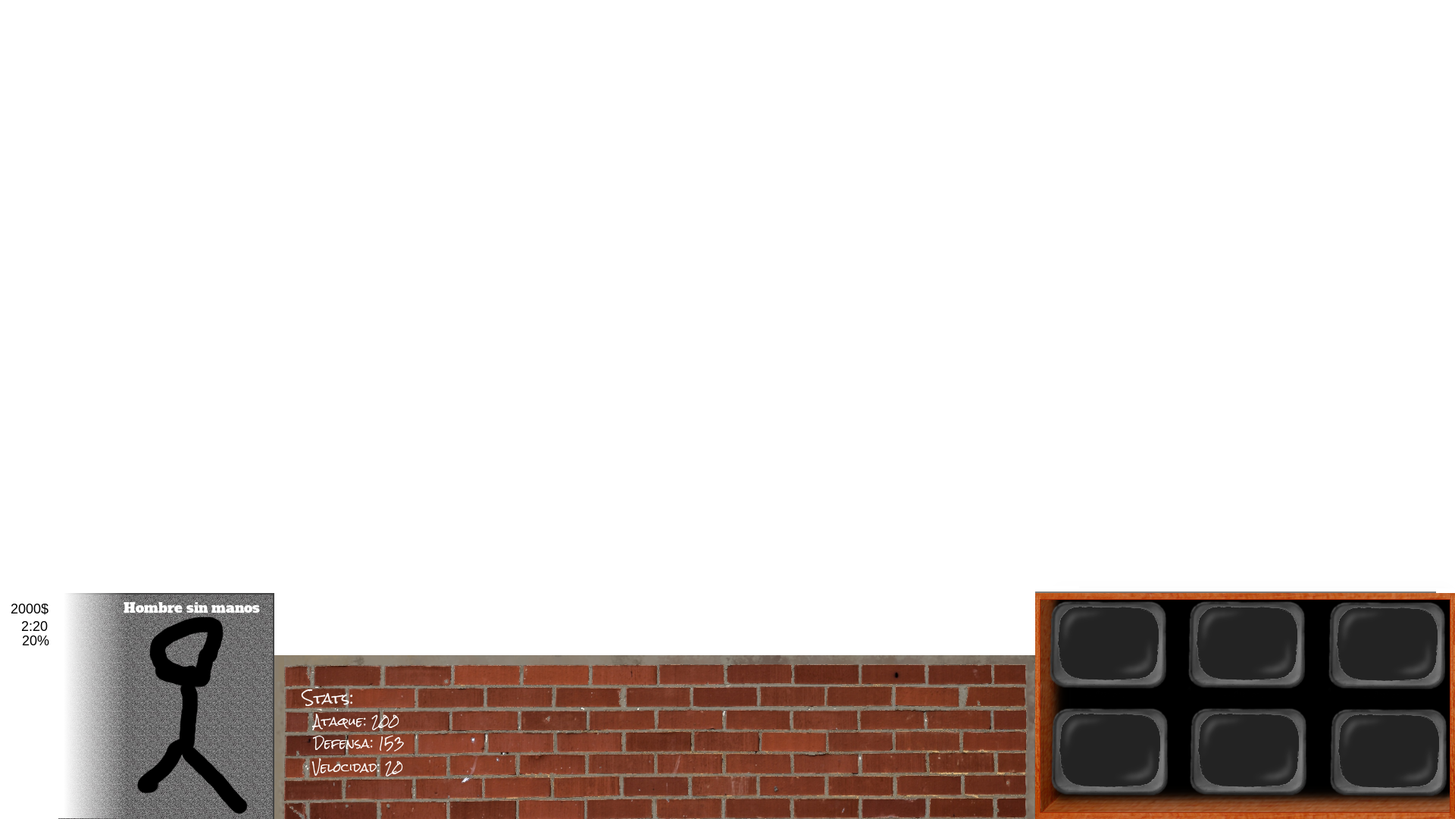
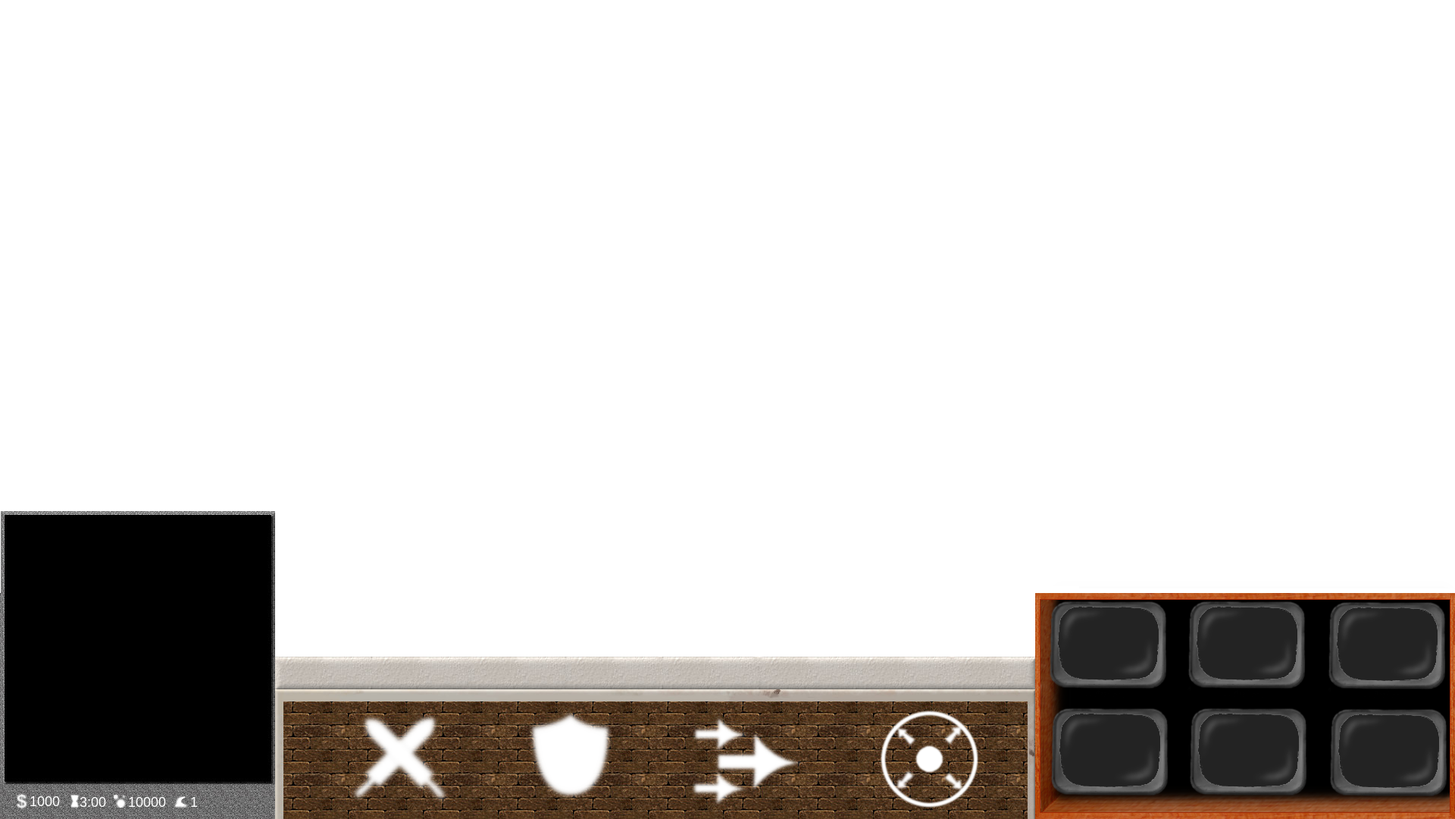
The second 1455×819 image is a revision of the first. Changes to its layers:
removed layer "Defensa: 153" over [312, 734, 405, 752]
removed layer "Ataque: 200" over [311, 713, 400, 731]
removed layer "Velocidad: 20" over [311, 757, 404, 777]
removed layer "Stats:" over [300, 688, 354, 706]
removed layer "20%" over [21, 635, 50, 646]
removed layer "2:20" over [21, 620, 48, 631]
removed layer "2000$" over [10, 603, 49, 615]
removed layer "Hombre sin manos" over [123, 601, 260, 613]
removed layer "Sample text" over [136, 616, 248, 815]
added group "Minimap container" with 5 layers above "Stats container" over [0, 510, 276, 819]
added layer "Wave" in group "Minimap container" over [174, 795, 198, 809]
added layer "Points" in group "Minimap container" over [113, 794, 166, 808]
added layer "Time" in group "Minimap container" over [69, 793, 107, 809]
added layer "Money" in group "Minimap container" over [16, 792, 60, 810]
renamed "concrete.jpg" to "Background minimap", moved it into group "Minimap container", painted on it over [0, 510, 276, 819]
added group "Stats container" with 6 layers above "Fons" over [274, 656, 1036, 819]
added layer "Empty life bar" in group "Stats container" over [274, 656, 1036, 690]
moved "Capa" into group "Stats container", painted on it over [0, 591, 1437, 819]
added layer "Capa enganxada #2" in group "Stats container" over [692, 715, 803, 805]
added layer "Capa enganxada #1" in group "Stats container" over [528, 710, 612, 798]
added layer "Capa enganxada" in group "Stats container" over [351, 714, 448, 802]
renamed "red-brick-wall-1468151510Etr.jpg" to "Background", moved it into group "Stats container", painted on it over [274, 654, 1036, 819]
showed "Capa #1" over [0, 510, 1437, 819]
